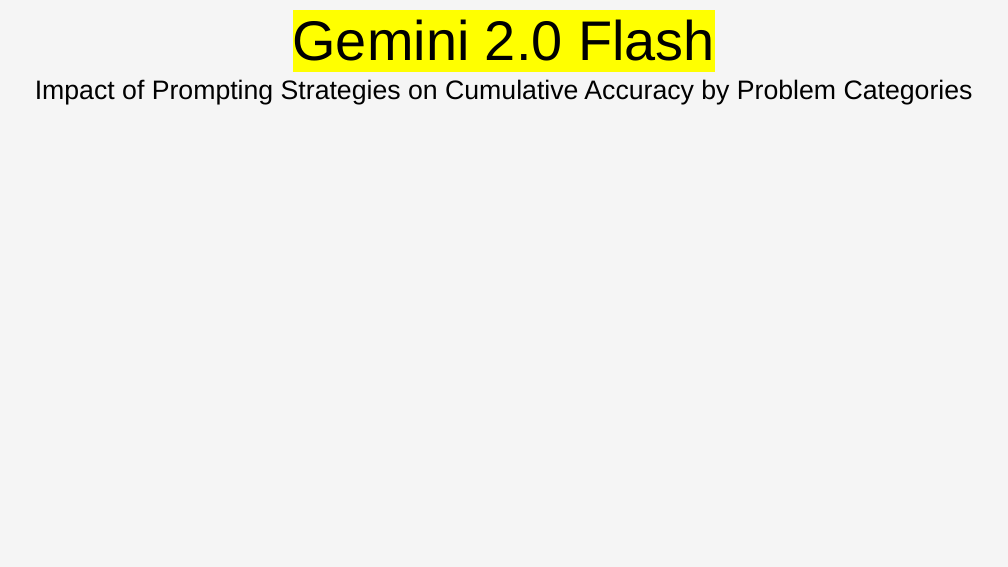
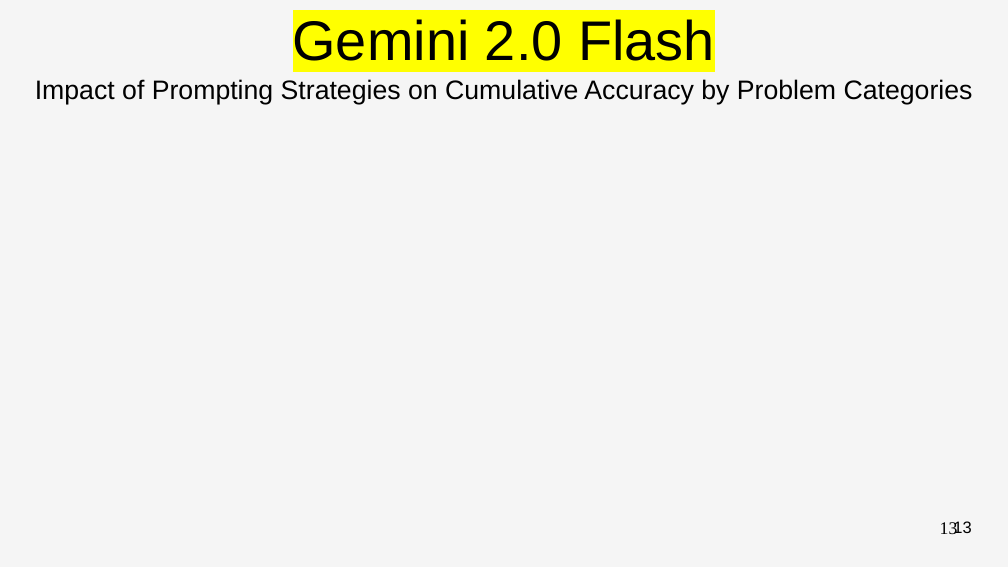
Before and after one commit to PieBerto/Stress-testing-chatbots, a slide deck: slide 13 of Slideshow/final_presentation_v.2.odp (slide 12 before the commit). Drawn at 1008x567 pixels with LibreOffice and Linux fonts; fonts in the diff are those of the drawing. Boxes give left, top, right and bottom in pixels: in the first picture for what was removed or moved away, otherwise in the second. Text is boxed around its words. In the diff, an @@ line names an element or a change of style, - is before the commit and + after.

```diff
--- a/Slideshow/final_presentation_v.2.odp
+++ b/Slideshow/final_presentation_v.2.odp
@@ title added at box(940, 521, 958, 534), 13 pt, text #000000 @@
+13
@@ page number added at box(953, 521, 971, 534), 14 pt, text #000000 @@
+13
```
Also in this commit, not shown: 13 other slides changed, 3 slides added.
